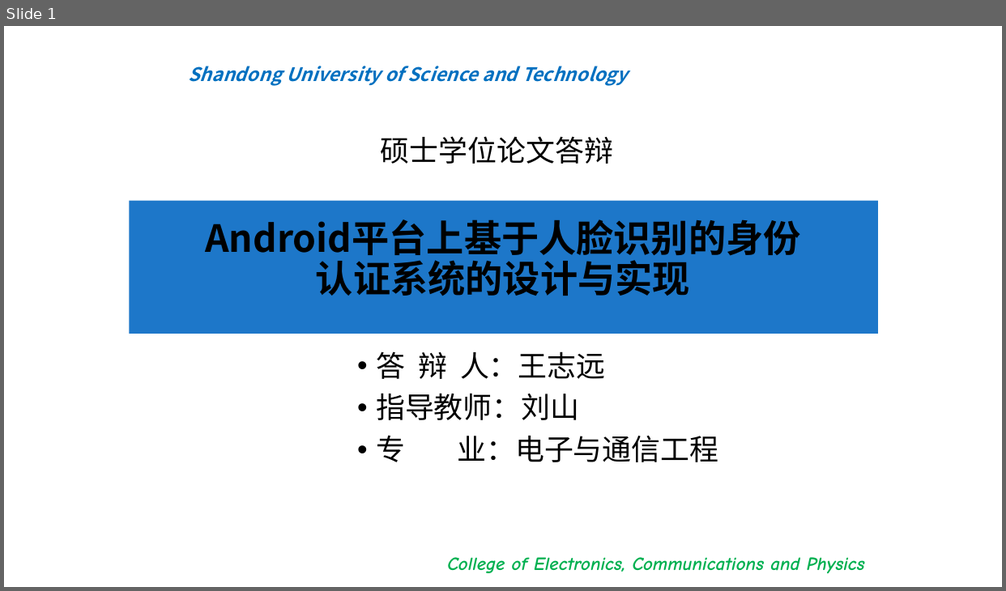
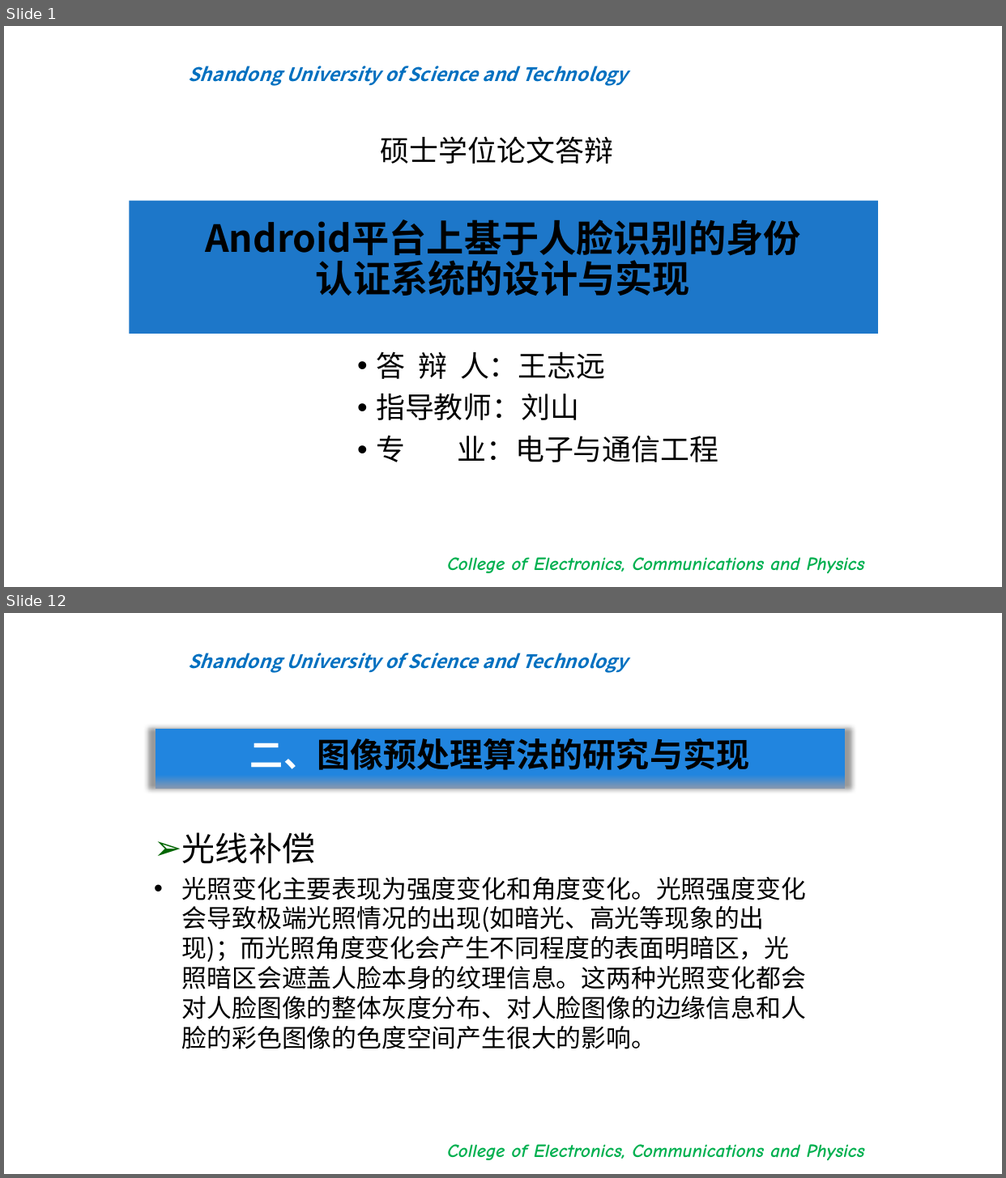
Before and after one commit to bigflyboy/biyelunwen, a slide deck: 王志远毕业答辩.pptx. Shown one above the other, each under a label of ours: slide 1 before the commit, slides 1 and 12 after it; the slides between them are not shown. The pictures are 1006x591 and 1006x1178 pixels, drawn with LibreOffice and Linux fonts; fonts in the diff are those of the drawing; background and template pictures are left out. Boxes give left, top, right and bottom in pixels: in the first picture for what was removed or moved away, otherwise in the second. Text is boxed around its words. In the diff, an @@ line names an element or a change of style, - is before the commit and + after.

```diff
--- a/王志远毕业答辩.pptx
+++ b/王志远毕业答辩.pptx
@@ slide 12 added at (x1=4, y1=613, x2=1002, y2=1174), background #FFFFFF; not listed: 2 template elements that a slide beside it also shows @@
@@ rectangle added at (x1=155, y1=729, x2=845, y2=789), fill gradient #2185DF to #8497B0 @@
@@ text added at (x1=250, y1=738, x2=749, y2=770), 32 pt, text #000000, bold @@
+二、图像预处理算法的研究与实现
@@ text added at (x1=182, y1=833, x2=806, y2=1050), 24 pt, text #000000 @@
+➢ 光线补偿
+• 光照变化主要表现为强度变化和角度变化。光照强度变化会导致极端光照情况的出现(如暗光、高光等现象的出现)；而光照角度变化会产生不同程度的表面明暗区，光照暗区会遮盖人脸本身的纹理信息。这两种光照变化都会对人脸图像的整体灰度分布、对人脸图像的边缘信息和人脸的彩色图像的色度空间产生很大的影响。
```
Also in this commit, not shown: 17 other slides added, 3 other files.
